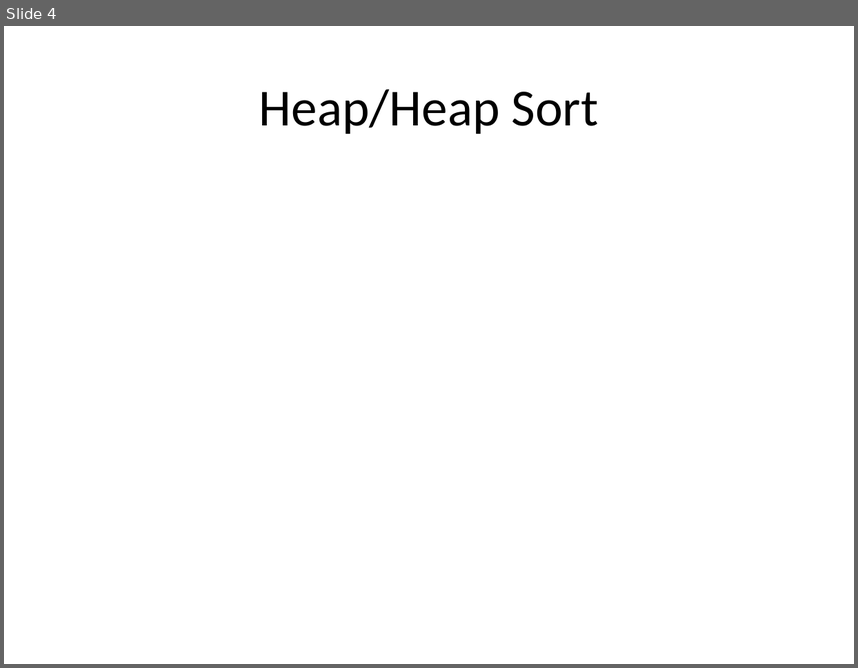
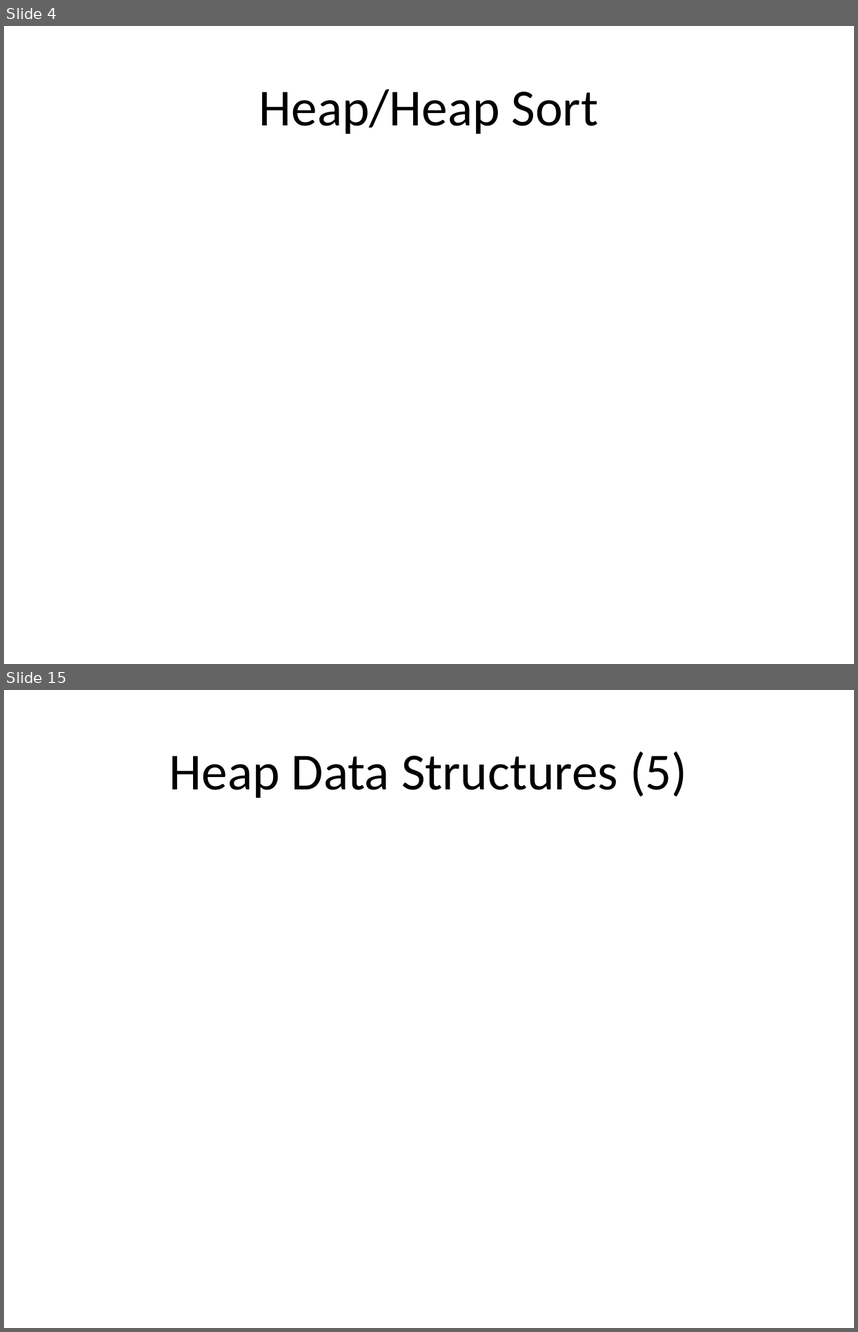
Before and after one commit to ucoruh/ce100-algorithms-and-programming-II, a slide deck: docs/week-4/ce100-week-4-heap.md_word.pptx. Shown one above the other, each under a label of ours: slide 4 before the commit, slides 4 and 15 after it; the slides between them are not shown. The pictures are 858x668 and 858x1332 pixels, drawn with LibreOffice and Linux fonts; fonts in the diff are those of the drawing. Boxes give left, top, right and bottom in pixels: in the first picture for what was removed or moved away, otherwise in the second. Text is boxed around its words. In the diff, an @@ line names an element or a change of style, - is before the commit and + after.

```diff
--- a/docs/week-4/ce100-week-4-heap.md_word.pptx
+++ b/docs/week-4/ce100-week-4-heap.md_word.pptx
@@ slide 15 added at (4, 690, 854, 1328), background #FFFFFF @@
@@ title added at (170, 751, 688, 798), 44 pt, text #000000 @@
+Heap Data Structures (5)
```
Also in this commit, not shown: 2 slides changed, 32 other slides added, 25 other files.
